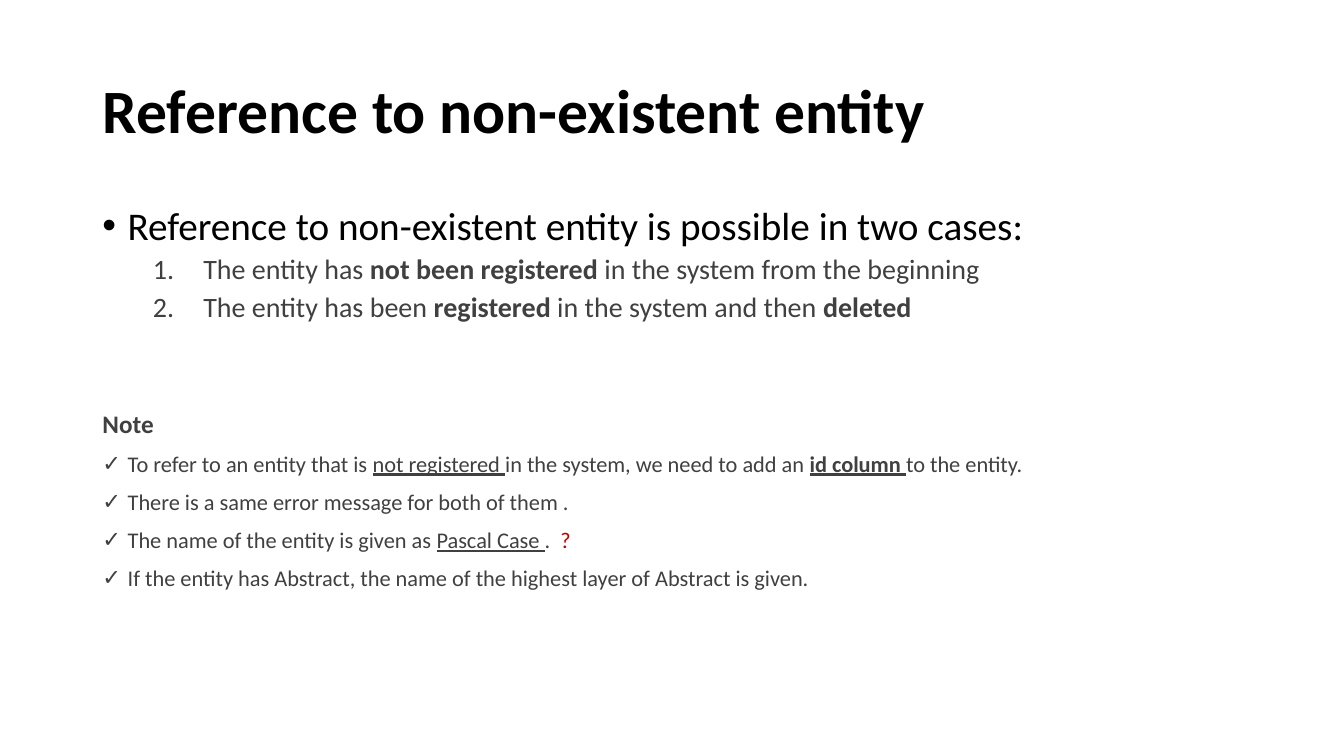
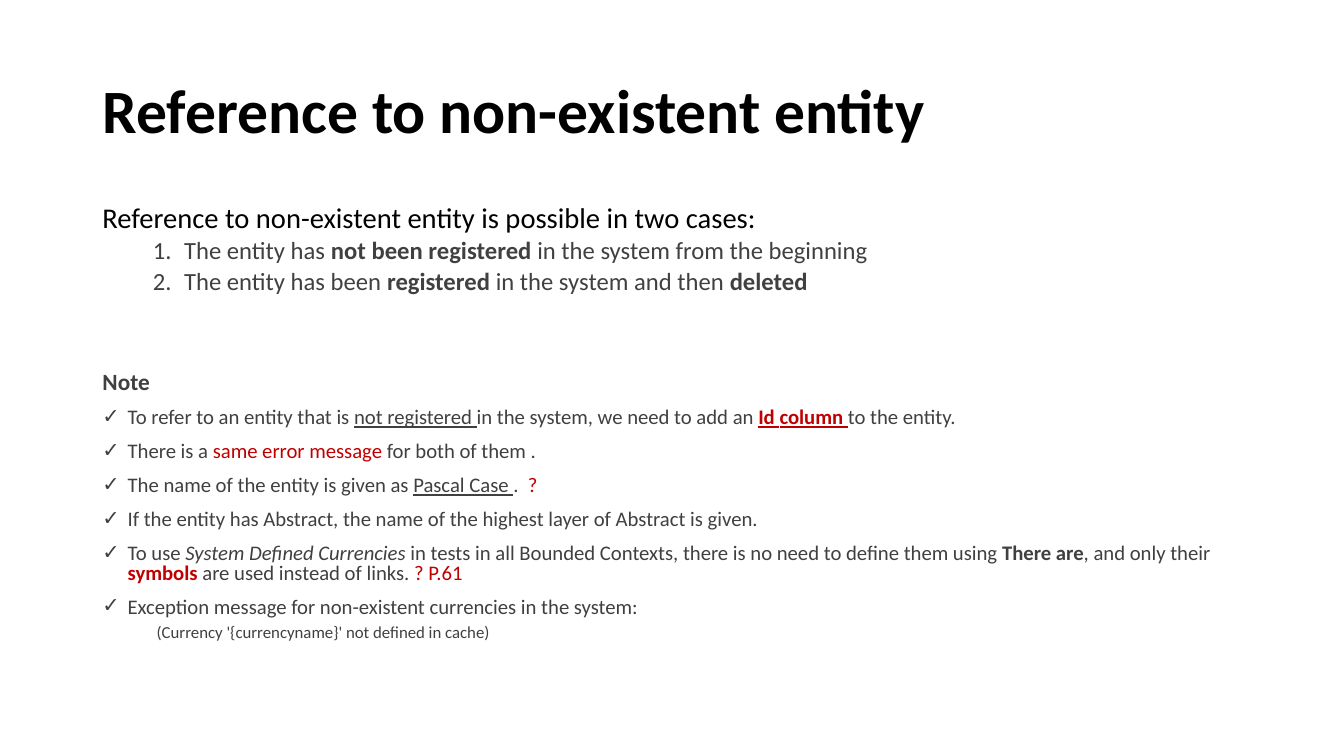
Before and after one commit to fmontazeri/Knowledeg, a slide deck: slide 60 of Gherkin.pptx. Drawn at 1344x756 pixels with LibreOffice and Linux fonts; fonts in the diff are those of the drawing. Boxes give left, top, right and bottom in pixels: in the first picture for what was removed or moved away, otherwise in the second. Text is boxed around its words. In the diff, an @@ line names an element or a change of style, - is before the commit and + after.

```diff
--- a/Gherkin.pptx
+++ b/Gherkin.pptx
@@ text at <box>102,208,868,530</box>: size 28 to 20.4 pt in "Reference to non-existent entity is possible in ..."; size 20 to 17.6 pt in "The entity has not been registered in ...", "The entity has been registered in the ..."; size 18 to 16.6 pt in "Note"; size 16 to 14.8 pt in "There is a same error message for ...", "The name of the entity is given ...", "If the entity has Abstract, the name ..."; text colour #404040 to #C00000 in "same error message"; bullet • to none; line spacing 0.9 to 0.8; indent changed @@
@@ text at <box>128,409,956,428</box>: text changed; size 16 to 14.8 pt @@
-✓ To refer to an entity that is not registered in the system, we need to add an id column to the entity.
+✓ To refer to an entity that is not registered in the system, we need to add an Id column to the entity.
@@ text at <box>128,545,1210,641</box>: paragraphs added @@
+✓ To use System Defined Currencies in tests in all Bounded Contexts, there is no need to define them using There are, and only their symbols are used instead of links. ? P.61
+✓ Exception message for non-existent currencies in the system:
+  (Currency '{currencyname}' not defined in cache)
```
Also in this commit, not shown: 14 other slides changed, 6 slides added.
